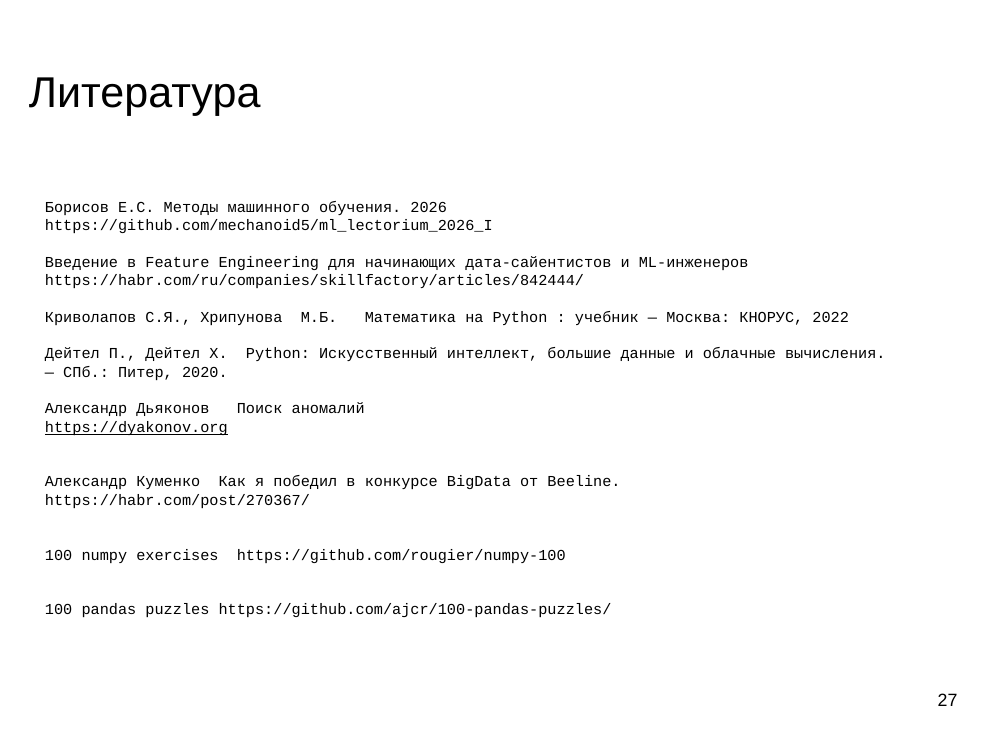
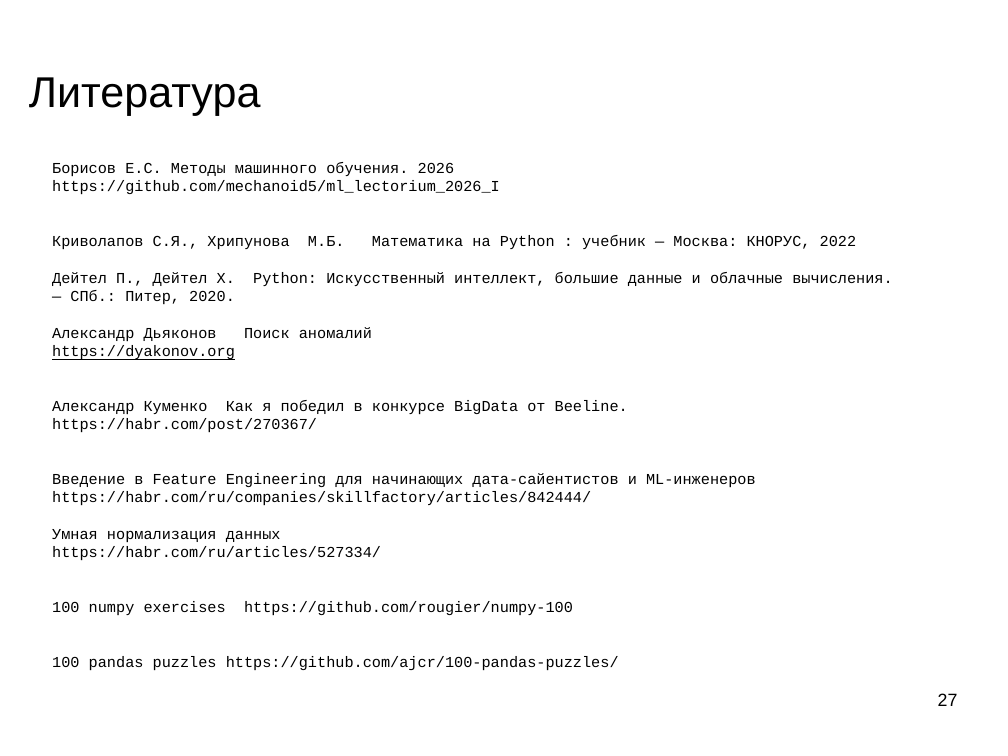
Before and after one commit to mechanoid5/ml_lectorium_2026_I, a slide deck: slide 27 of 04-data-proc.odp. Drawn at 1008x756 pixels with LibreOffice and Linux fonts; fonts in the diff are those of the drawing; background and template pictures are left out. Boxes give left, top, right and bottom in pixels: in the first picture for what was removed or moved away, otherwise in the second. Text is boxed around its words. In the diff, an @@ line names an element or a change of style, - is before the commit and + after.

```diff
--- a/04-data-proc.odp
+++ b/04-data-proc.odp
@@ text "Борисов Е.С. Методы машинного обучения. ...": place and size @@
-text "Борисов Е.С. Методы машинного обучения. ..." at [45, 201, 886, 617]
+text "Борисов Е.С. Методы машинного обучения. ..." at [52, 162, 893, 670]
@@ text at [45, 256, 749, 288]: paragraphs removed @@
-Введение в Feature Engineering для начинающих дата-сайентистов и ML-инженеров
-https://habr.com/ru/companies/skillfactory/articles/842444/
@@ text at [52, 473, 756, 560]: paragraphs added @@
+Введение в Feature Engineering для начинающих дата-сайентистов и ML-инженеров
+https://habr.com/ru/companies/skillfactory/articles/842444/
+Умная нормализация данных
+https://habr.com/ru/articles/527334/
```
Also in this commit, not shown: 3 other slides changed.
